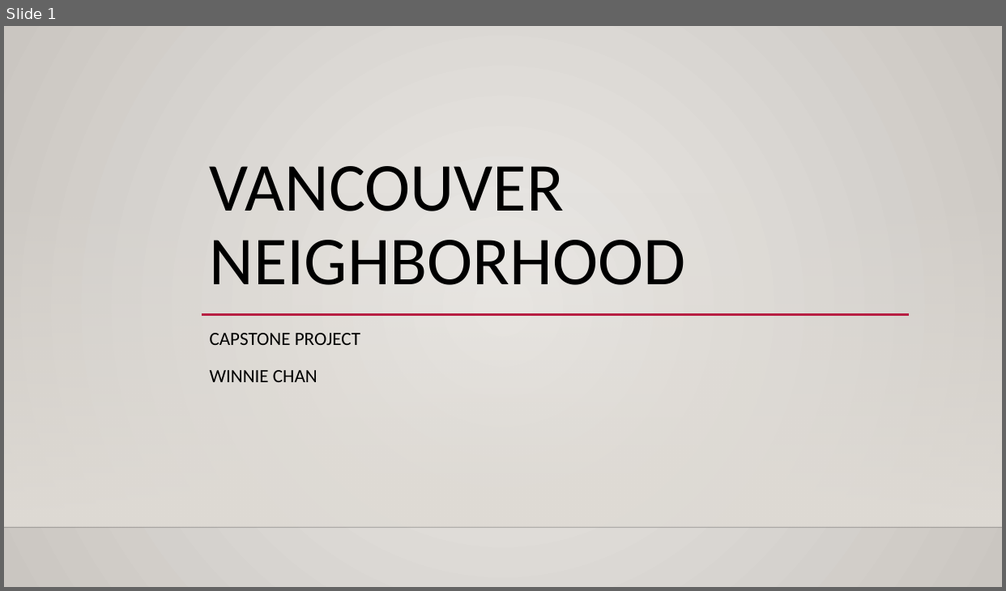
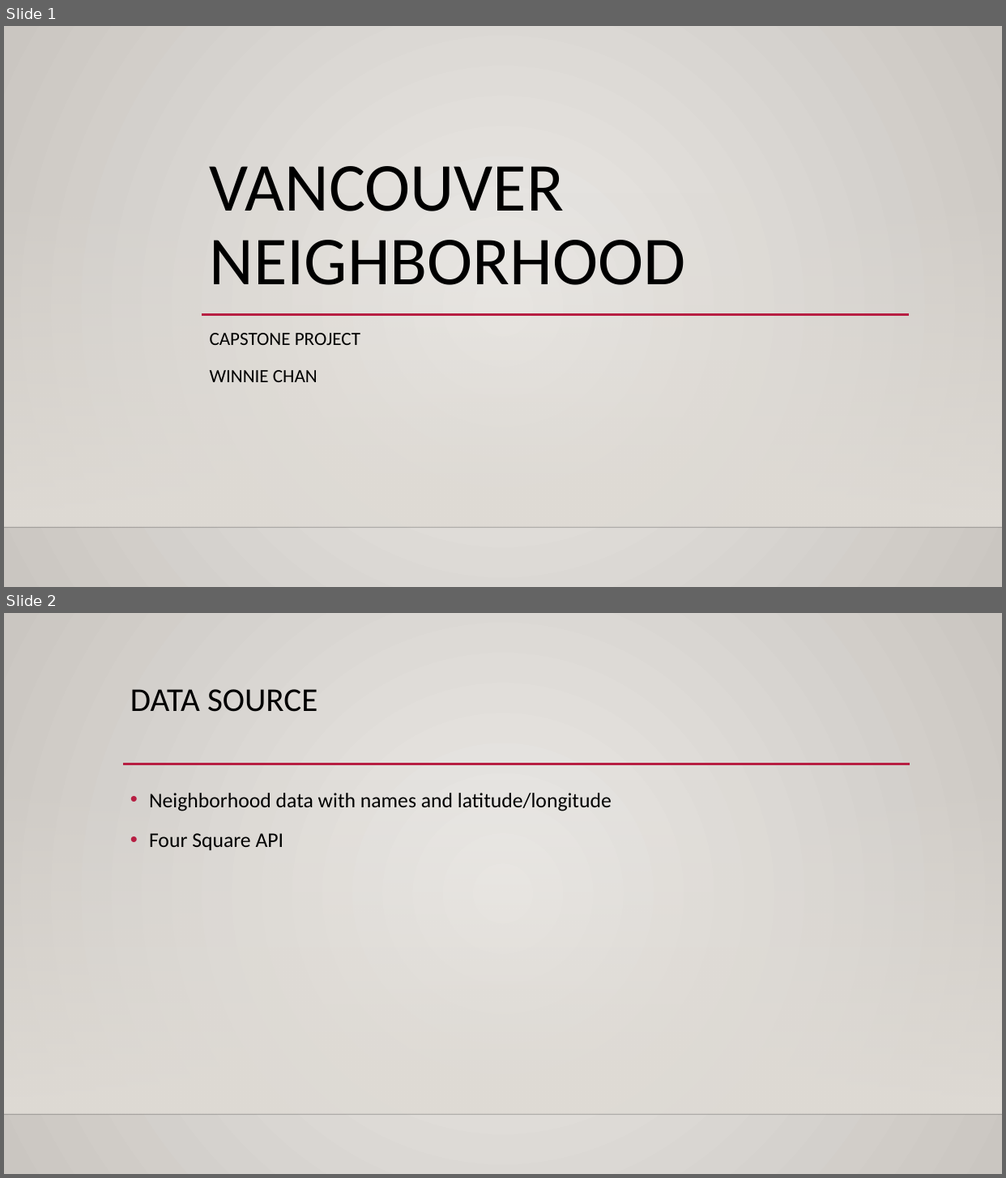
Before and after one commit to wwyc/Coursera_Capstone, a slide deck: ppt_wc.pptx. Shown one above the other, each under a label of ours: slide 1 before the commit, slides 1 and 2 after it. The pictures are 1006x591 and 1006x1178 pixels, drawn with LibreOffice and Linux fonts; fonts in the diff are those of the drawing; background and template pictures are left out. Boxes give left, top, right and bottom in pixels: in the first picture for what was removed or moved away, otherwise in the second. Text is boxed around its words. In the diff, an @@ line names an element or a change of style, - is before the commit and + after.

```diff
--- a/ppt_wc.pptx
+++ b/ppt_wc.pptx
@@ slide 2 added at (x1=4, y1=613, x2=1002, y2=1174), background gradient #ECEAE7 to #CAC7C1; not listed: 2 template elements that a slide beside it also shows @@
@@ title added at (x1=130, y1=689, x2=317, y2=712), 32 pt, text #000000 @@
+DATA SOURCE
@@ line added from (123, 764) to (910, 764), #B71E42 2.5 pt @@
@@ text added at (x1=149, y1=793, x2=612, y2=850), 20 pt, text #000000 @@
+• Neighborhood data with names and latitude/longitude
+• Four Square API
```
Also in this commit, not shown: 4 other slides added, 5 slides removed, 1 other file.
